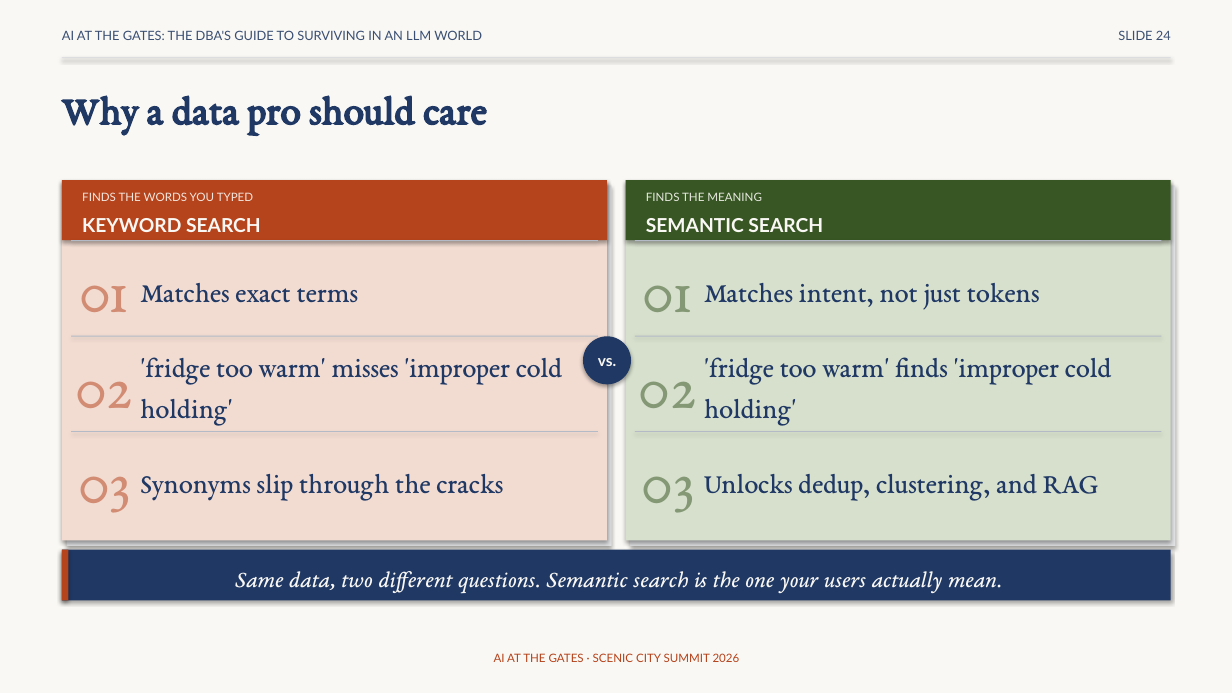
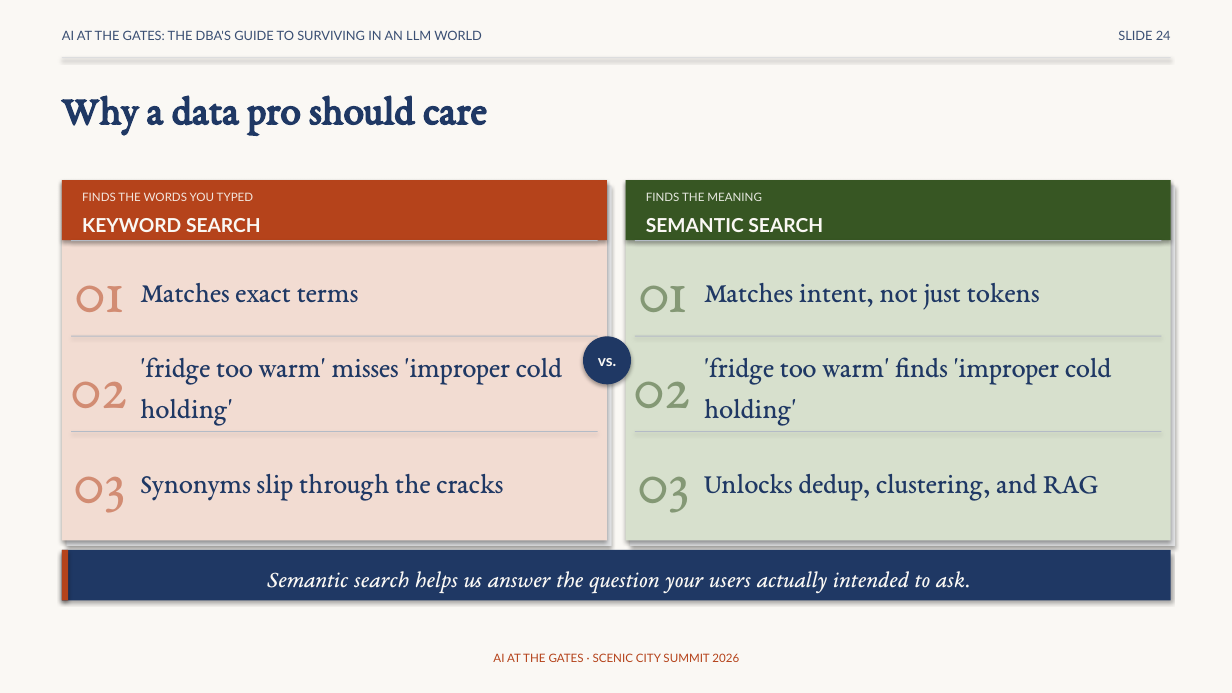
Before and after one commit to feaselkl/AI-at-the-Gates, a slide deck: slide 25 of slides/scenic-city-aigates-precon.pptx (slide 24 before the commit). Drawn at 1232x693 pixels with LibreOffice and Linux fonts; fonts in the diff are those of the drawing. Boxes give left, top, right and bottom in pixels: in the first picture for what was removed or moved away, otherwise in the second. Text is boxed around its words. In the diff, an @@ line names an element or a change of style, - is before the commit and + after.

```diff
--- a/slides/scenic-city-aigates-precon.pptx
+++ b/slides/scenic-city-aigates-precon.pptx
@@ text "01": place and size @@
-text "01" at [79,285,127,312]
+text "01" at [75,285,123,312]
@@ text "01": place and size @@
-text "01" at [643,285,691,312]
+text "01" at [638,285,686,312]
@@ text "02": place and size @@
-text "02" at [75,381,132,408]
+text "02" at [70,381,127,408]
@@ text "02": place and size @@
-text "02" at [639,381,696,408]
+text "02" at [633,381,690,408]
@@ text "03": place and size @@
-text "03" at [78,476,129,513]
+text "03" at [73,476,124,513]
@@ text "03": place and size @@
-text "03" at [642,476,693,513]
+text "03" at [637,476,688,513]
@@ text at [267,571,971,594]: text changed @@
-Same data, two different questions. Semantic search is the one your users actually mean.
+Semantic search helps us answer the question your users actually intended to ask.
```
Also in this commit, not shown: 109 other slides changed, 1 slide added, 1 slide removed.
